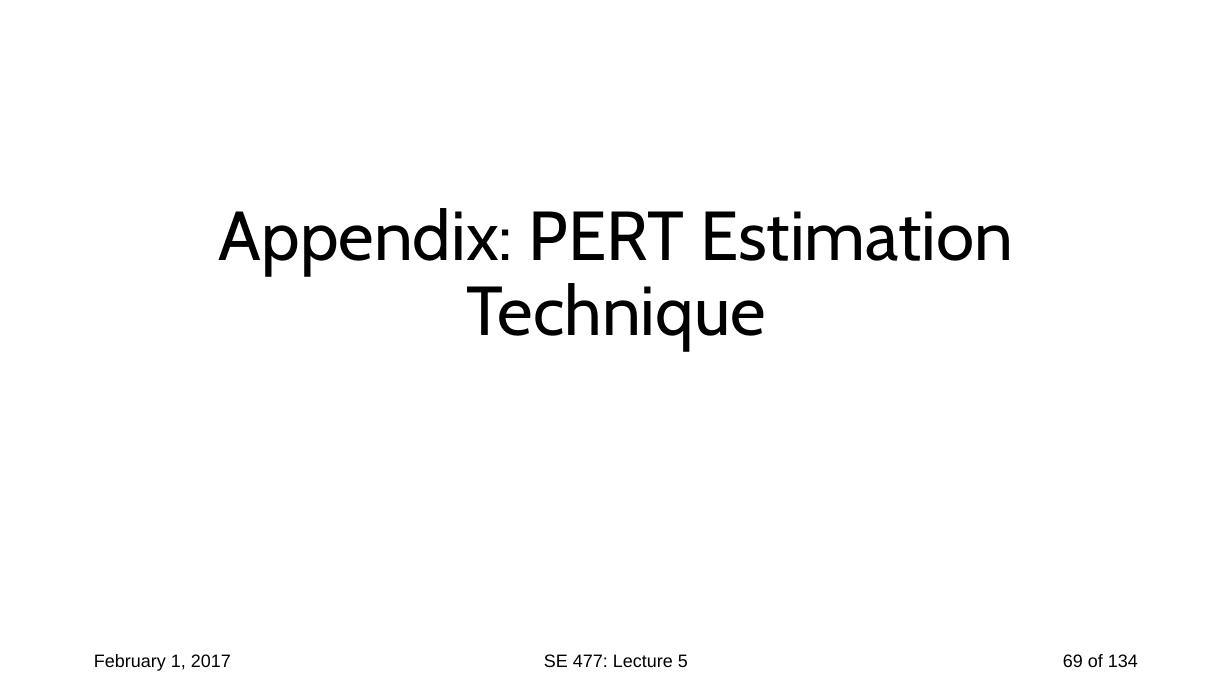
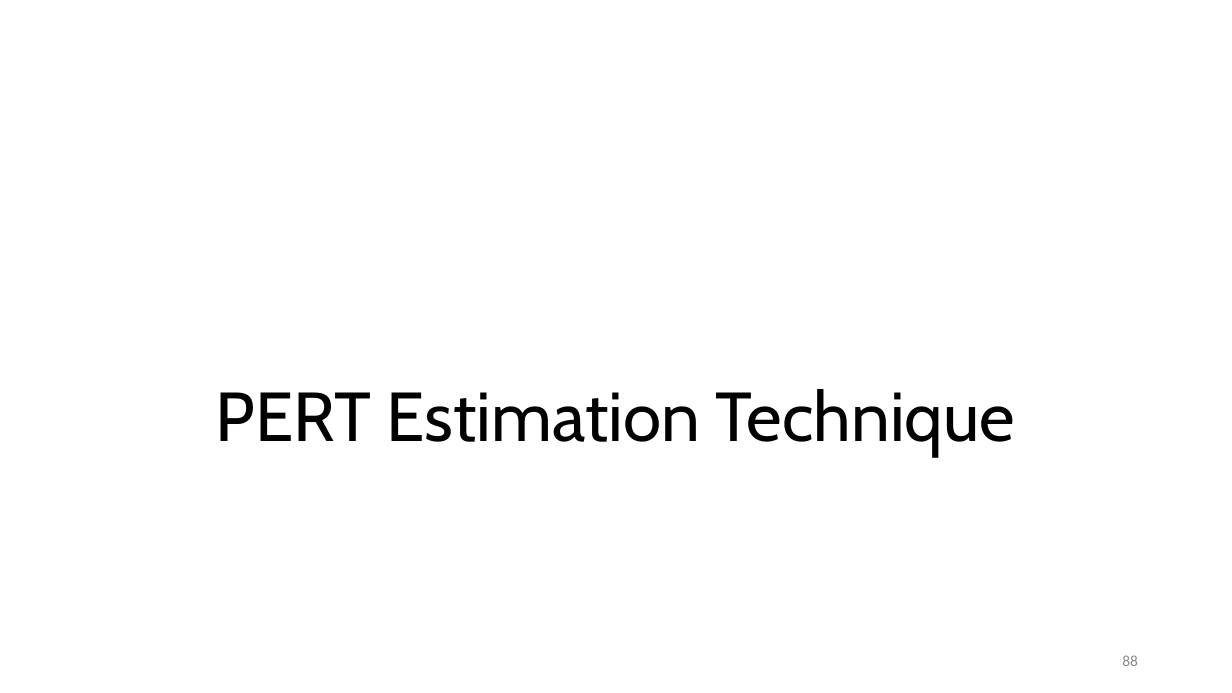
Before and after one commit to malenezi/malenezi, a slide deck: slide 88 of SE423/Lectures/7-Scheduling and Tracking/Scheduling and Tracking.pptx (slide 69 before the commit). Drawn at 1232x693 pixels with LibreOffice and Linux fonts; fonts in the diff are those of the drawing; background and template pictures are left out. Boxes give left, top, right and bottom in pixels: in the first picture for what was removed or moved away, otherwise in the second. Text is boxed around its words. In the diff, an @@ line names an element or a change of style, - is before the commit and + after.

```diff
--- a/SE423/Lectures/7-Scheduling and Tracking/Scheduling and Tracking.pptx
+++ b/SE423/Lectures/7-Scheduling and Tracking/Scheduling and Tracking.pptx
@@ title at (215, 389, 1015, 457): text changed @@
-Appendix: PERT Estimation Technique
+PERT Estimation Technique
@@ text removed at (94, 654, 231, 671) @@
-February 1, 2017
@@ text removed at (544, 654, 688, 667) @@
-SE 477: Lecture 5
@@ page number at (1122, 655, 1138, 666): text changed; size 14 to 12 pt; font Arial to Calibri; text colour #000000 to #8C8C8C @@
-69 of 134
+88
```
Also in this commit, not shown: 64 other slides changed, 51 slides added, 19 slides removed, 12 other files.
